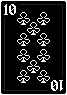
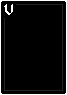
Layered file, before and after one edit (67 x 95). Changes by layer:
added group "V" (1st of 2) with 2 layers above "10" over (x1=4, y1=4, x2=16, y2=15)
added layer "V" (2nd of 2, in "V") in group "V" over (x1=4, y1=4, x2=13, y2=15)
added layer "Mask copy 5" in group "V" over (x1=4, y1=4, x2=16, y2=15)
hid group "10" (1st of 2) (7 layers) over (x1=4, y1=4, x2=63, y2=91)
